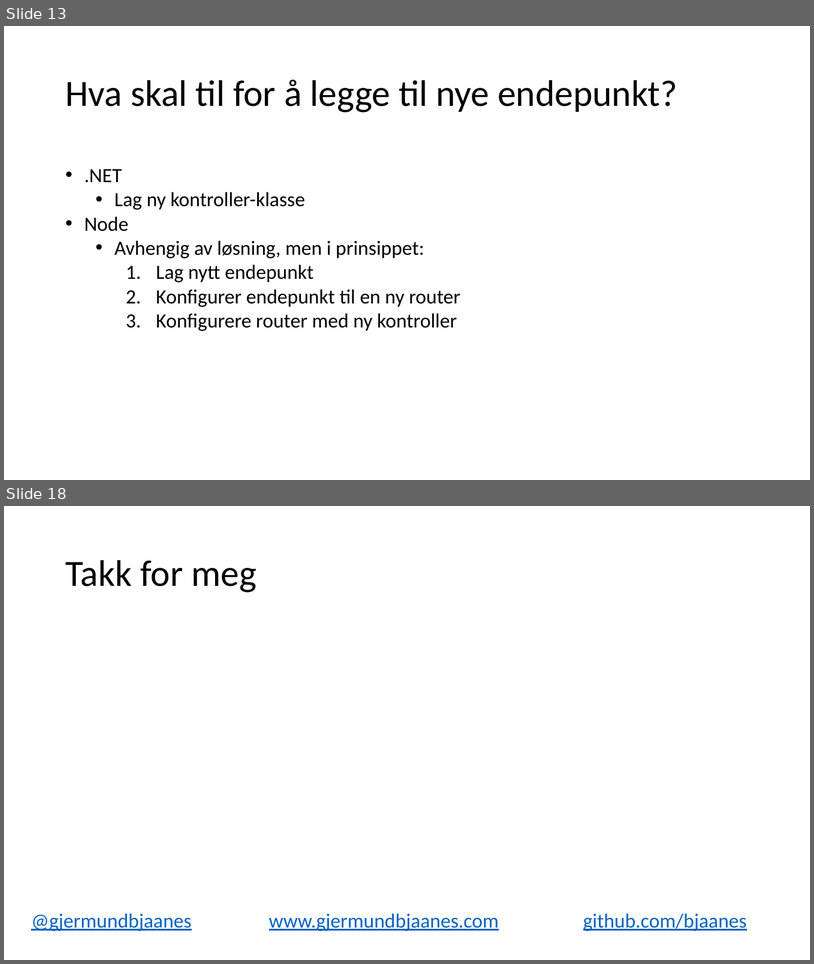
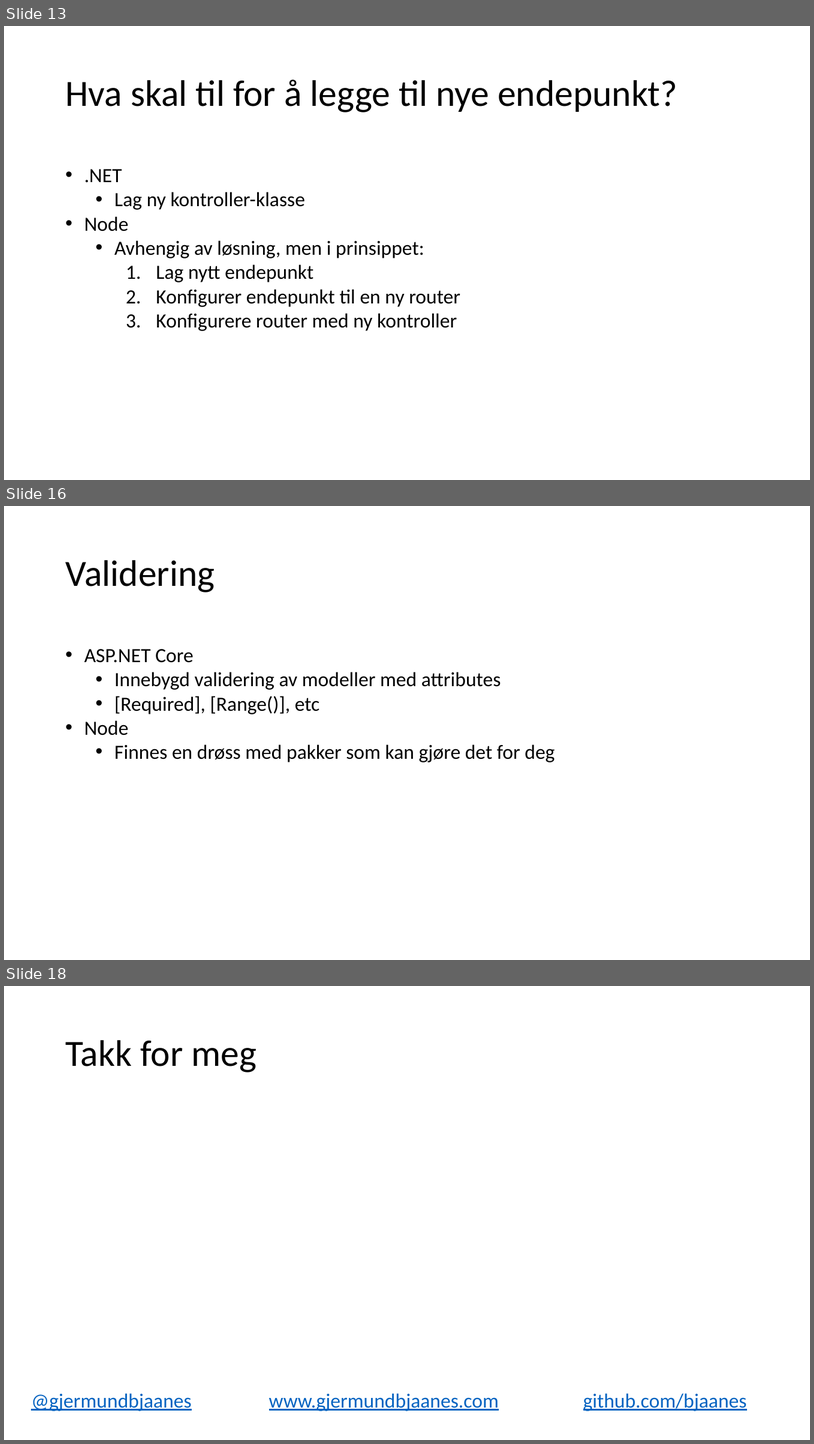
Before and after one commit to gjermundgaraba/dotnet-core-api-talk, a slide deck: dotnet-core-foredrag.pptx. Shown one above the other, each under a label of ours: slides 13 and 18 before the commit, slides 13, 16 and 18 after it; the slides between them are not shown. The pictures are 814x964 and 814x1444 pixels, drawn with LibreOffice and Linux fonts; fonts in the diff are those of the drawing. Boxes give left, top, right and bottom in pixels: in the first picture for what was removed or moved away, otherwise in the second. Text is boxed around its words. In the diff, an @@ line names an element or a change of style, - is before the commit and + after.

```diff
--- a/dotnet-core-foredrag.pptx
+++ b/dotnet-core-foredrag.pptx
@@ slide 16 added at [4,506,810,960], background #FFFFFF @@
@@ title added at [65,560,215,592], 44 pt, text #000000 @@
+Validering
@@ text added at [84,649,555,762], 24 pt, text #000000 @@
+• ASP.NET Core
+  • Innebygd validering av modeller med attributes
+  • [Required], [Range()], etc
+• Node
+  • Finnes en drøss med pakker som kan gjøre det for deg
```
Also in this commit, not shown: 4 slides changed, 1 slide removed.
